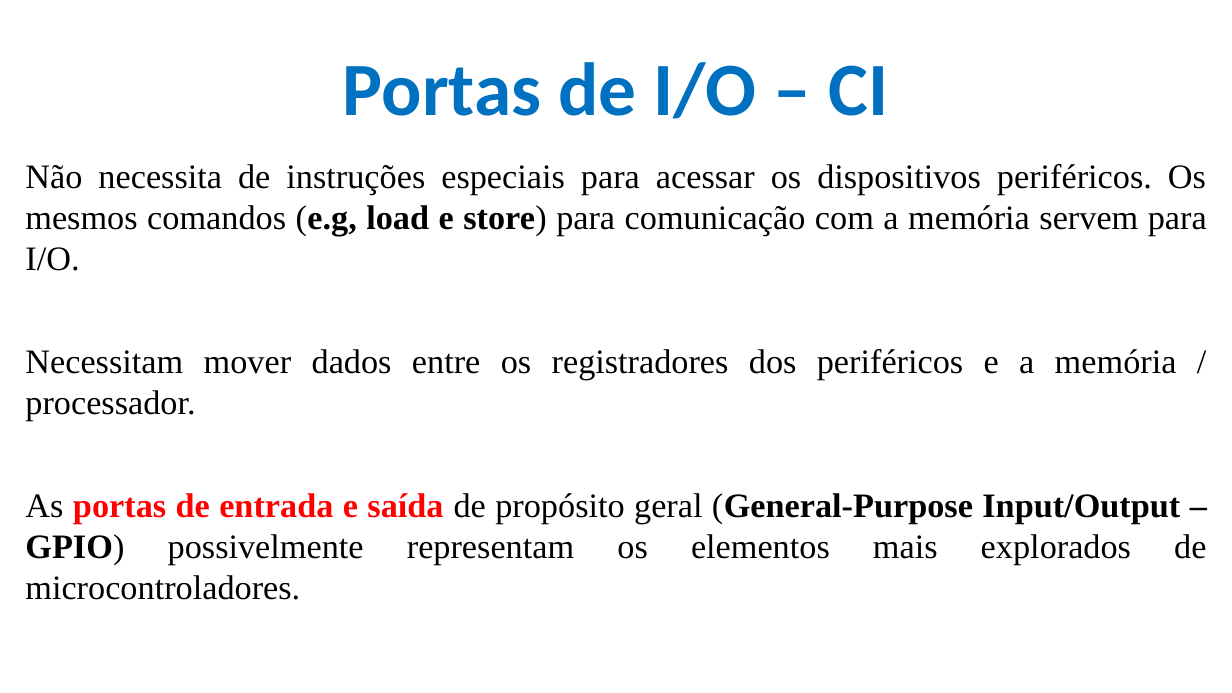
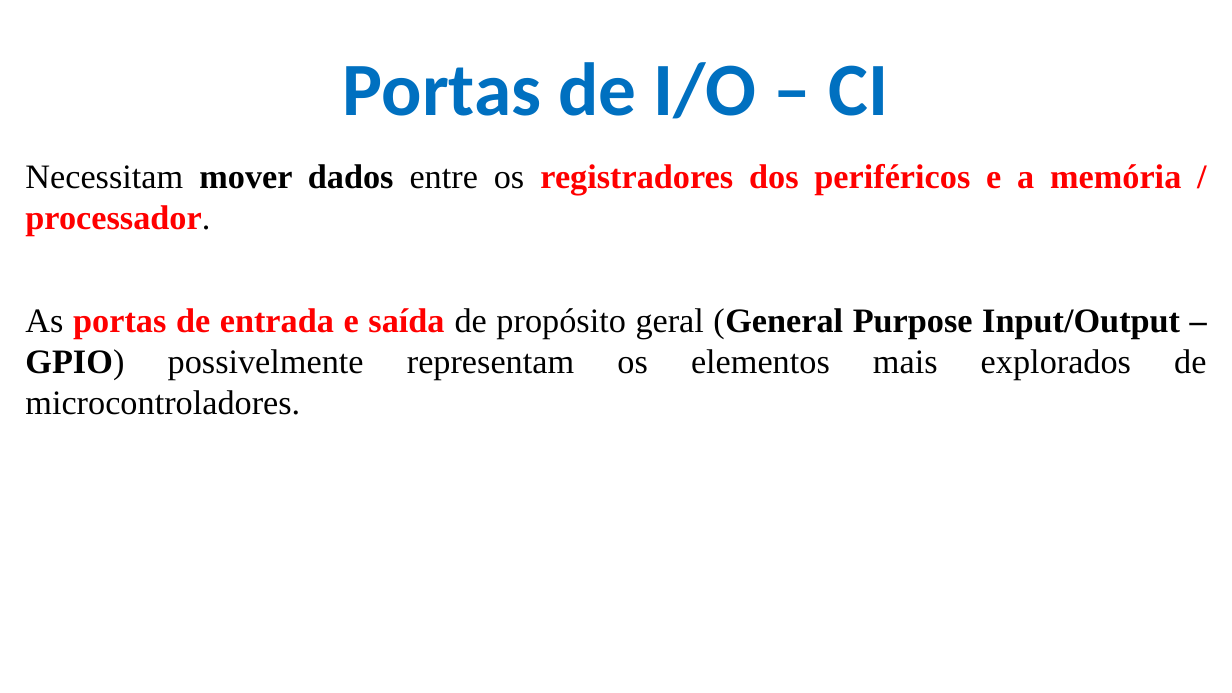
Before and after one commit to CloudEducationBrazil/WydenArea1ProgramacaoMicrocontroladores, a slide deck: slide 19 of 01 Classes/Aula 05 - Programação Microcontroladores - Periféricos Integrados - Portas e Conversores.pptx. Drawn at 1232x693 pixels with LibreOffice and Linux fonts; fonts in the diff are those of the drawing; background and template pictures are left out. Boxes give left, top, right and bottom in pixels: in the first picture for what was removed or moved away, otherwise in the second. Text is boxed around its words. In the diff, an @@ line names an element or a change of style, - is before the commit and + after.

Commit message:
Aula 05 Microcont- ajuste 20042023

```diff
--- a/01 Classes/Aula 05 - Programação Microcontroladores - Periféricos Integrados - Portas e Conversores.pptx
+++ b/01 Classes/Aula 05 - Programação Microcontroladores - Periféricos Integrados - Portas e Conversores.pptx
@@ text at <box>25,164,1207,271</box>: paragraph removed @@
-Não necessita de instruções especiais para acessar os dispositivos periféricos. Os mesmos comandos (e.g, load e store) para comunicação com a memória servem para I/O.
@@ text at <box>25,164,1181,236</box>: text colour #000000 to #FF0000 in "registradores dos periféricos e a memória / ..."; bold on in "mover dados registradores dos periféricos e a ..." @@
@@ text at <box>25,308,1206,415</box>: text changed @@
-As portas de entrada e saída de propósito geral (General-Purpose Input/Output – GPIO) possivelmente representam os elementos mais explorados de microcontroladores.
+As portas de entrada e saída de propósito geral (General Purpose Input/Output – GPIO) possivelmente representam os elementos mais explorados de microcontroladores.
```
Also in this commit, not shown: 5 other slides changed.
